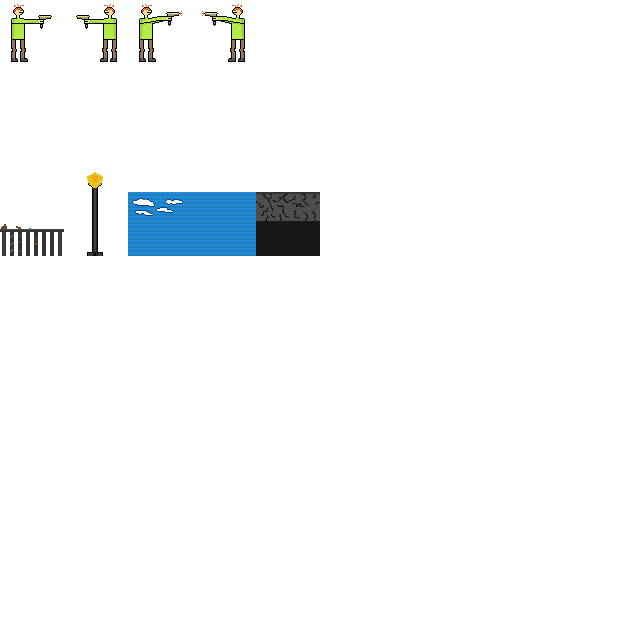
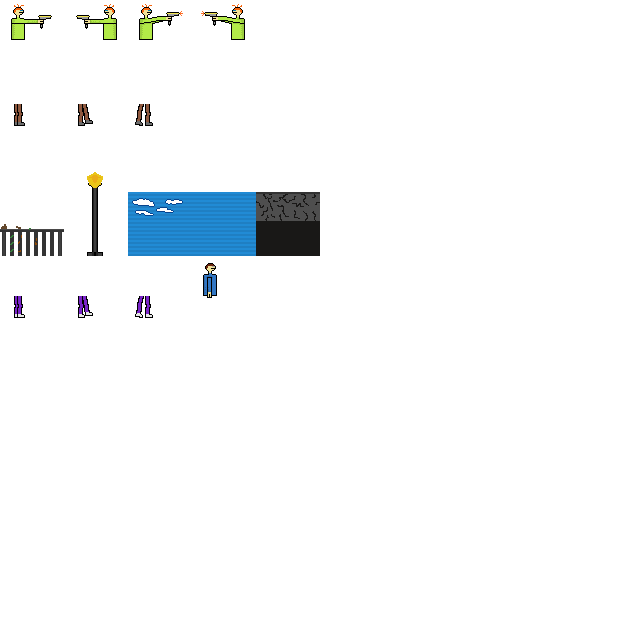
The second w=640, h=640 image is a revision of the first. Changes to its layers:
added group "Legs_Villain" with 3 layers above "villain shoot left" over left=14, top=104, right=153, bottom=126
added layer "legs1_villain" in group "Legs_Villain" over left=14, top=104, right=25, bottom=126
added layer "legs2_villain" in group "Legs_Villain" over left=78, top=104, right=93, bottom=126
added layer "legs3_villain" in group "Legs_Villain" over left=135, top=104, right=153, bottom=126
renamed "Pasted Shoot Left" to "villain shoot left", moved it above "villain shoot right", painted on it over left=228, top=40, right=245, bottom=62
renamed "Pasted Shoot Right" to "villain shoot right", moved it above "Legs_Civillian1", painted on it over left=139, top=40, right=156, bottom=62
added group "Legs_Civillian1" with 3 layers above "villain Left" over left=14, top=296, right=153, bottom=318
added layer "legs1" in group "Legs_Civillian1" over left=14, top=296, right=25, bottom=318
added layer "legs2" in group "Legs_Civillian1" over left=78, top=296, right=93, bottom=318
added layer "legs3" in group "Legs_Civillian1" over left=135, top=296, right=153, bottom=318
renamed "Villain Left" to "villain Left", moved it above "villain Right", painted on it over left=100, top=40, right=117, bottom=62
renamed "Villain Right" to "villain Right", moved it above "civilian", painted on it over left=11, top=40, right=28, bottom=62
added layer "civilian" above "sky-clean" over left=203, top=263, right=217, bottom=298
